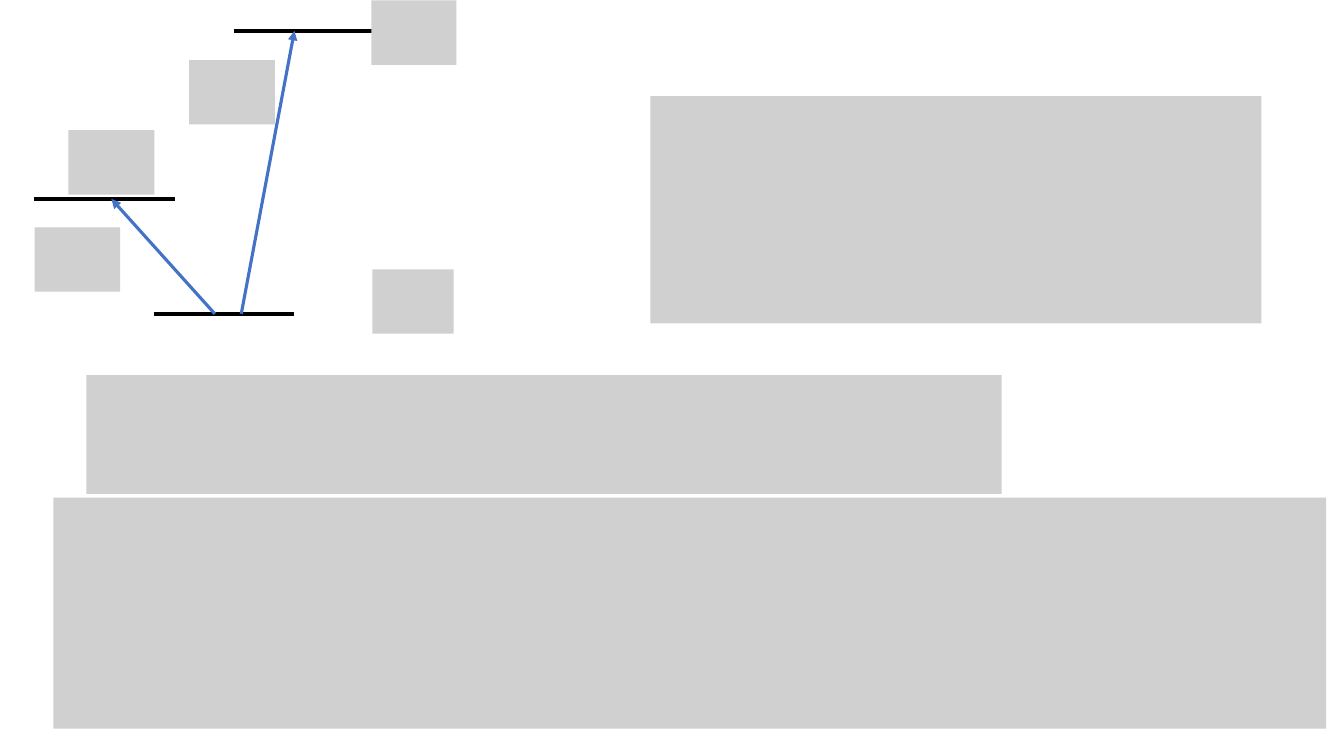
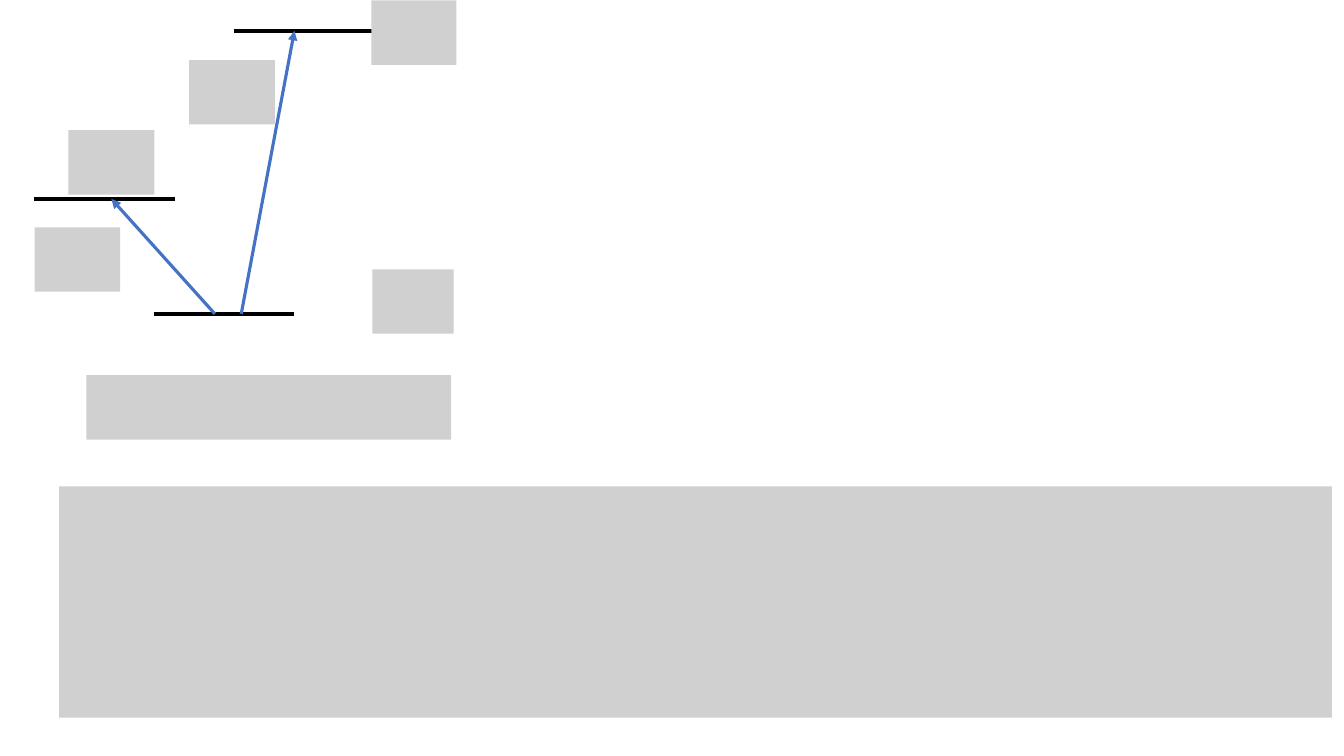
Before and after one commit to youjieyu888/circular-waveguide, a slide deck: slide 11 of 3-level.pptx (slide 14 before the commit). Drawn at 1344x756 pixels with LibreOffice and Linux fonts; fonts in the diff are those of the drawing; grey boxes stand for pictures. Boxes give left, top, right and bottom in pixels: in the first picture for what was removed or moved away, otherwise in the second. Text is boxed around its words. In the diff, an @@ line names an element or a change of style, - is before the commit and + after.

```diff
--- a/3-level.pptx
+++ b/3-level.pptx
@@ picture removed at bbox=[650, 96, 1261, 324] @@
@@ picture: place and size @@
-picture at bbox=[87, 375, 1002, 494]
+picture at bbox=[87, 375, 452, 440]
@@ picture: place and size @@
-picture at bbox=[53, 498, 1327, 729]
+picture at bbox=[59, 487, 1333, 718]
```
Also in this commit, not shown: 3 other slides changed, 5 slides added, 4 slides removed.
